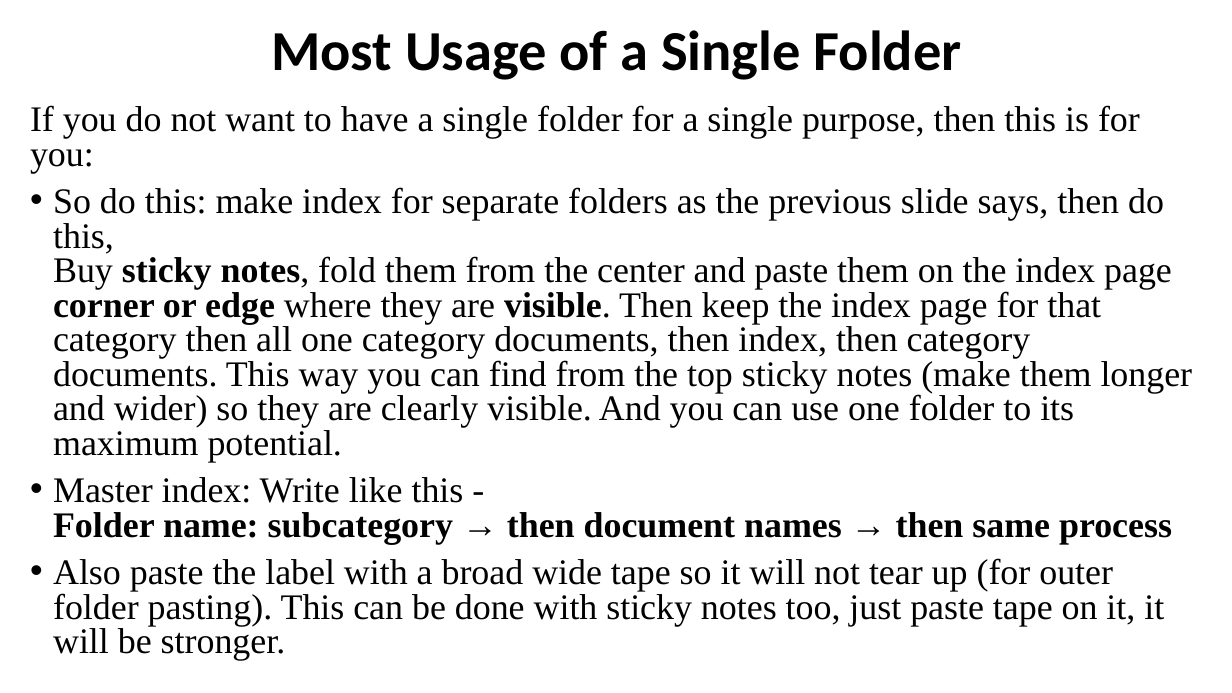
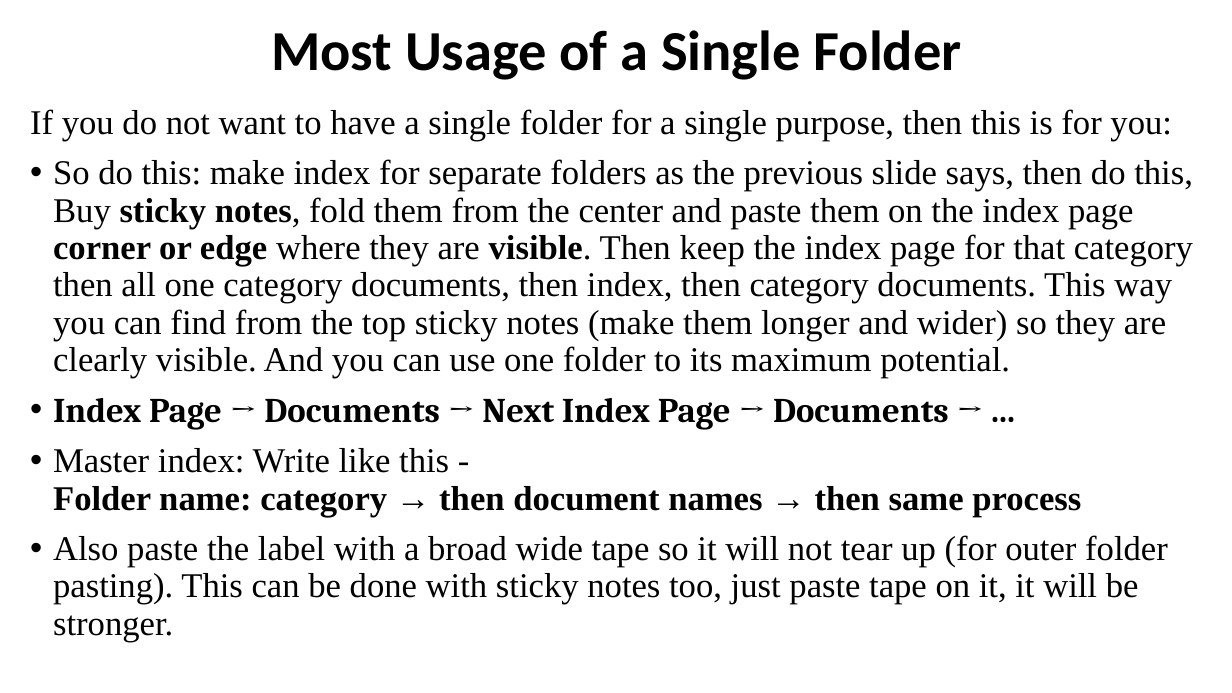
Before and after one commit to madhurimarawat/Essential-Templates-Kit, a slide deck: slide 6 of Document_Organization/Document_Folder_Formatting.pptx. Drawn at 1232x693 pixels with LibreOffice and Linux fonts; fonts in the diff are those of the drawing. Boxes give left, top, right and bottom in pixels: in the first picture for what was removed or moved away, otherwise in the second. Text is boxed around its words. In the diff, an @@ line names an element or a change of style, - is before the commit and + after.

```diff
--- a/Document_Organization/Document_Folder_Formatting.pptx
+++ b/Document_Organization/Document_Folder_Formatting.pptx
@@ text at (x1=30, y1=109, x2=1193, y2=641): size 28 to 27 pt in "If you do not want to have ...", "So do this: make index for separate ...", "Also paste the label with a broad ..."; line spacing 0.8 to 0.9 @@
@@ text at (x1=53, y1=398, x2=1081, y2=516): text changed; size 28 to 27 pt @@
-• Master index: Write like this -
-  Folder name: subcategory → then document names → then same process
+• Index Page → Documents → Next Index Page → Documents → ...
+• Master index: Write like this -
+  Folder name: category → then document names → then same process
```
Also in this commit, not shown: 1 other slide changed, 2 slides added, 3 other files.
